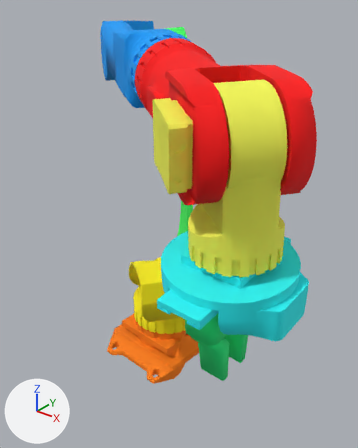
What one commit did to the FBX model newton-4.00/applications/media/robot.fbx.
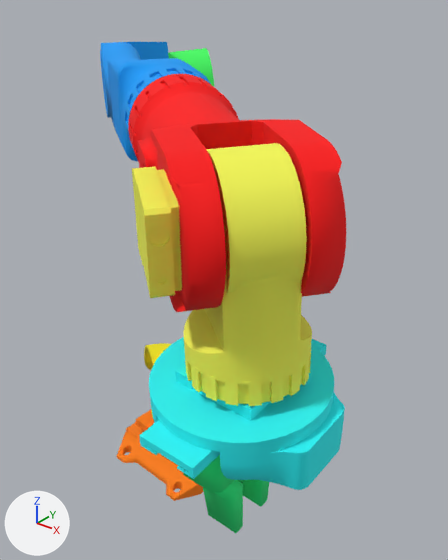
Each version appears first whole from a 50 mm camera at (3.01, -3.55, 3.77) aimed at (0.84, -0.84, 2.09), and next in a close-up from a 50 mm camera at (3.02, -3.34, 3.85) aimed at (2.03, -2.1, 3.08). Every picture has the same lights, and +X, +Y and +Z are marked at lower left. Where no turn or scale is listed for an object, it has been applied to the vertices. Vertices at the same position are counted once.

In view in the first close-up: 'ARM_FixBase_ConvexHull', 'ARM_firstArm_ConvexHull', 'ARM_orientaionAxis0_ConvexHull', 'ARM_orientaionAxis1_ConvexHull', 'ARM_orientaionAxis2_ConvexHull', 'ARM_secondArm_ConvexHull', 'Object001', 'gripperLeft_ConvexHull', 'gripperRight_ConvexHull'.
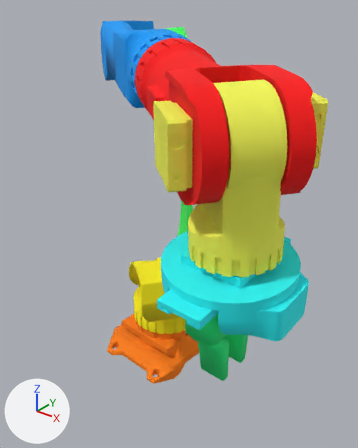
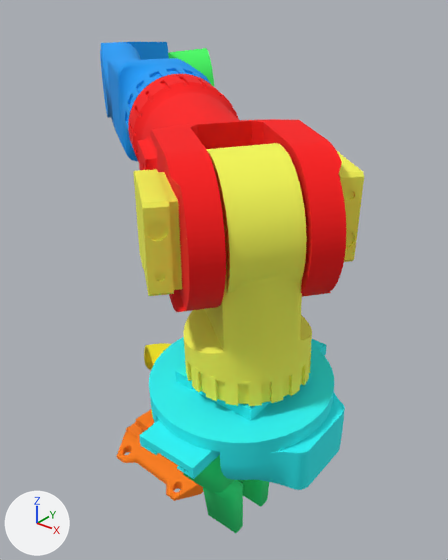
Where the newer file only moved an object's origin or applied its transform, the numbers keep the older frame.

Where the change shows, as pixel boxes (x1, y1, x2, y2) in the close-ups (448 x 560 px):
'ARM_orientaionAxis0_ConvexHull', reshaped (8% wider): before (128, 74, 346, 312); after (128, 74, 364, 312)
'Object001', deleted (yellow): before (132, 166, 182, 298)
part 1 of me_mesh_006, added (yellow): after (134, 169, 182, 296)
part 2 of me_mesh_006, added (yellow): after (336, 150, 364, 262)

The change in detail:
me_mesh_006 is used by ob_arm_orientaionaxis0_convexhull; location (1.871, -1.956, 3.315).
me_mesh_006 had 5389 vertices, 10778 faces and spanned x -0.563..0.569, y -0.502..0.498, z -0.194..0.227.
me_mesh_006 now has 5671 vertices, 11334 faces and spans x -0.563..0.569, y -0.509..0.498, z -0.194..0.227.
me_mesh_006 part 1: a new loose piece of 141 vertices spanning x 0.035..0.269, y -0.509..-0.292, z -0.124..0.109, in mat_09___default (yellow #f8fb55).
me_mesh_006 part 2: a new loose piece of 141 vertices spanning x 0.303..0.538, y -0.154..0.064, z -0.091..0.143, in mat_09___default (yellow #f8fb55).
me_mesh_006 now uses material mat_09___default (yellow #f8fb55).
Object 'Object001' (ob_object001) is deleted.
